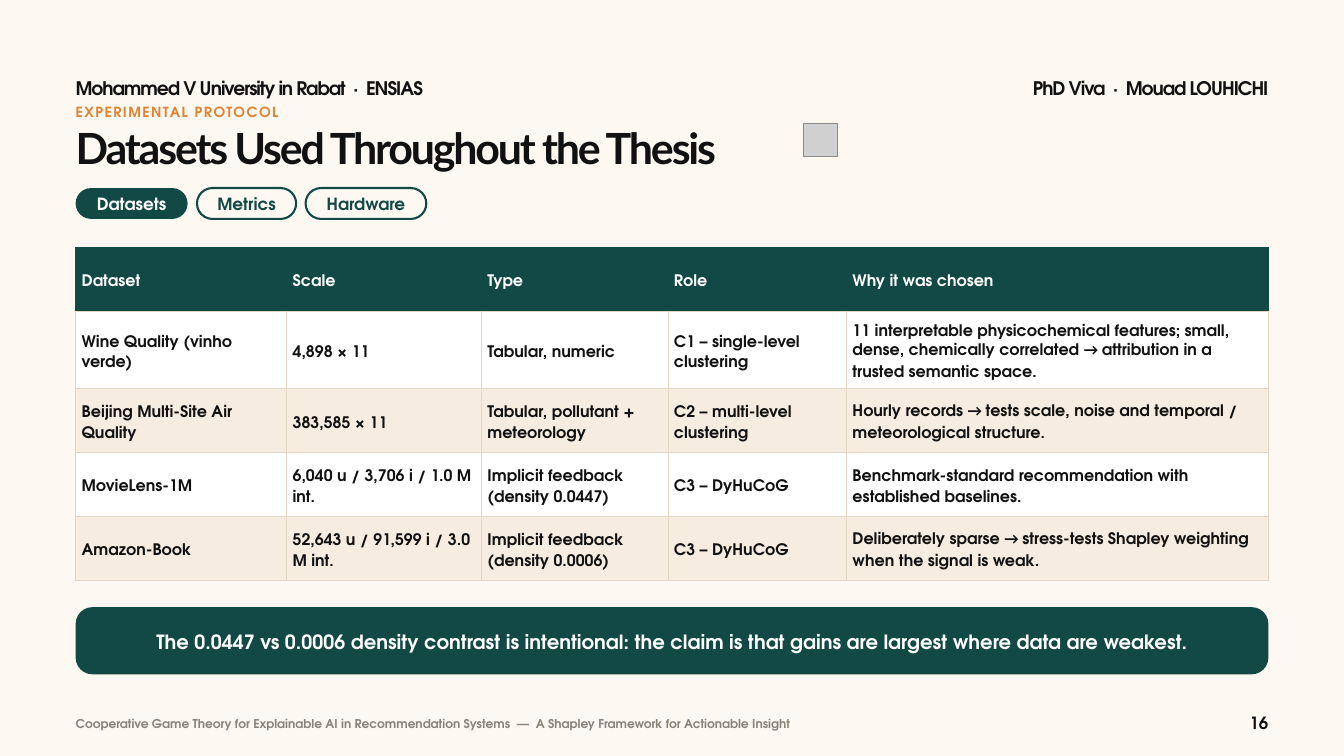
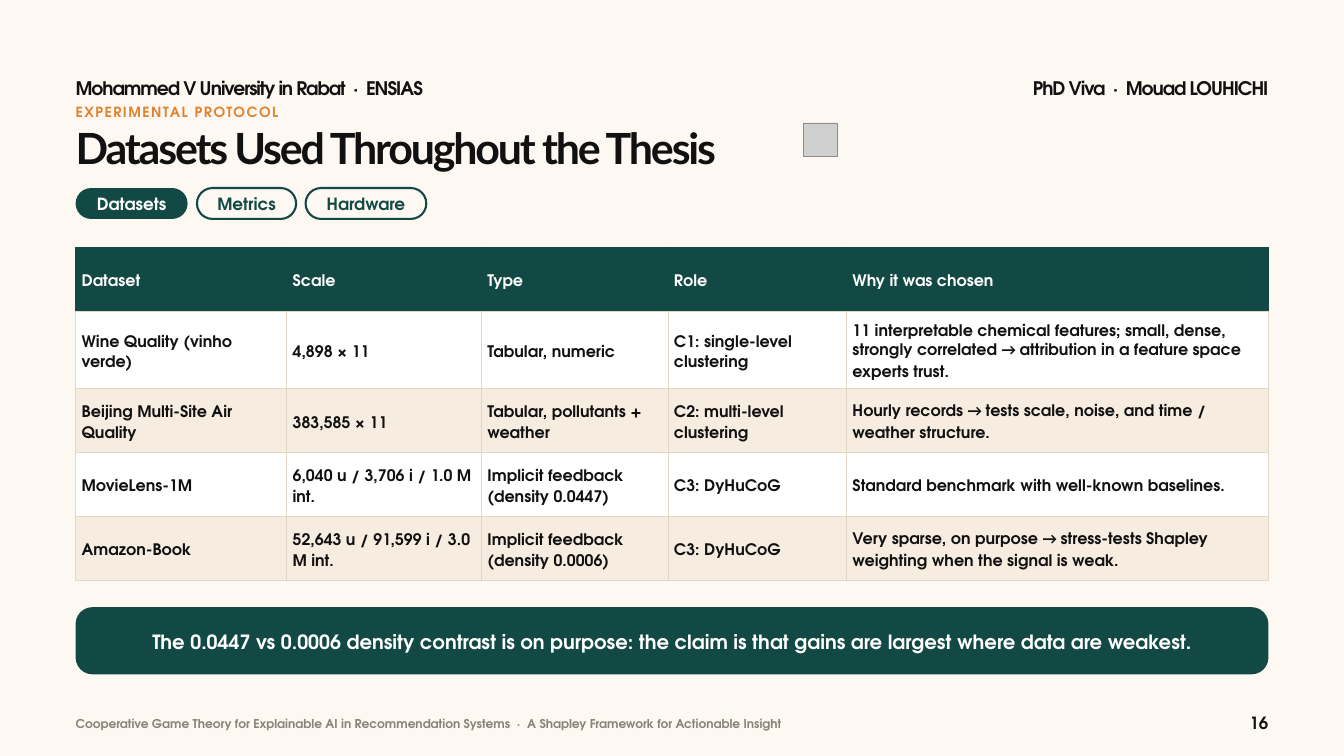
Before and after one commit to mouadlouhichi/phd-prep, a slide deck: slide 16 of try/MOUAD_LOUHICHI_VIVA_40min_BeigeGreen.pptx. Drawn at 1344x756 pixels with LibreOffice and Linux fonts; fonts in the diff are those of the drawing; grey boxes stand for pictures. Boxes give left, top, right and bottom in pixels: in the first picture for what was removed or moved away, otherwise in the second. Text is boxed around its words. In the diff, an @@ line names an element or a change of style, - is before the commit and + after.

```diff
--- a/try/MOUAD_LOUHICHI_VIVA_40min_BeigeGreen.pptx
+++ b/try/MOUAD_LOUHICHI_VIVA_40min_BeigeGreen.pptx
@@ table at box(75, 247, 1269, 581) @@
-row 2, column 4: C1 – single-level clustering
+row 2, column 4: C1: single-level clustering
-row 2, column 5: 11 interpretable physicochemical features; small, dense, chemically correlated → attribution in a trusted semantic space.
+row 2, column 5: 11 interpretable chemical features; small, dense, strongly correlated → attribution in a feature space experts trust.
-row 3: Beijing Multi-Site Air Quality | 383,585 × 11 | Tabular, pollutant + meteorology | C2 – multi-level clustering | Hourly records → tests scale, noise and temporal / meteorological structure.
+row 3: Beijing Multi-Site Air Quality | 383,585 × 11 | Tabular, pollutants + weather | C2: multi-level clustering | Hourly records → tests scale, noise, and time / weather structure.
-row 4, column 4: C3 – DyHuCoG
+row 4, column 4: C3: DyHuCoG
-row 4, column 5: Benchmark-standard recommendation with established baselines.
+row 4, column 5: Standard benchmark with well-known baselines.
-row 5, column 4: C3 – DyHuCoG
+row 5, column 4: C3: DyHuCoG
-row 5, column 5: Deliberately sparse → stress-tests Shapley weighting when the signal is weak.
+row 5, column 5: Very sparse, on purpose → stress-tests Shapley weighting when the signal is weak.
@@ text in rounded rectangle at box(152, 634, 1192, 654): text changed @@
-The 0.0447 vs 0.0006 density contrast is intentional: the claim is that gains are largest where data are weakest.
+The 0.0447 vs 0.0006 density contrast is on purpose: the claim is that gains are largest where data are weakest.
@@ text at box(76, 719, 782, 731): text changed @@
-Cooperative Game Theory for Explainable AI in Recommendation Systems — A Shapley Framework for Actionable Insight
+Cooperative Game Theory for Explainable AI in Recommendation Systems · A Shapley Framework for Actionable Insight
```
Also in this commit, not shown: 62 other slides changed, 4 other files.
